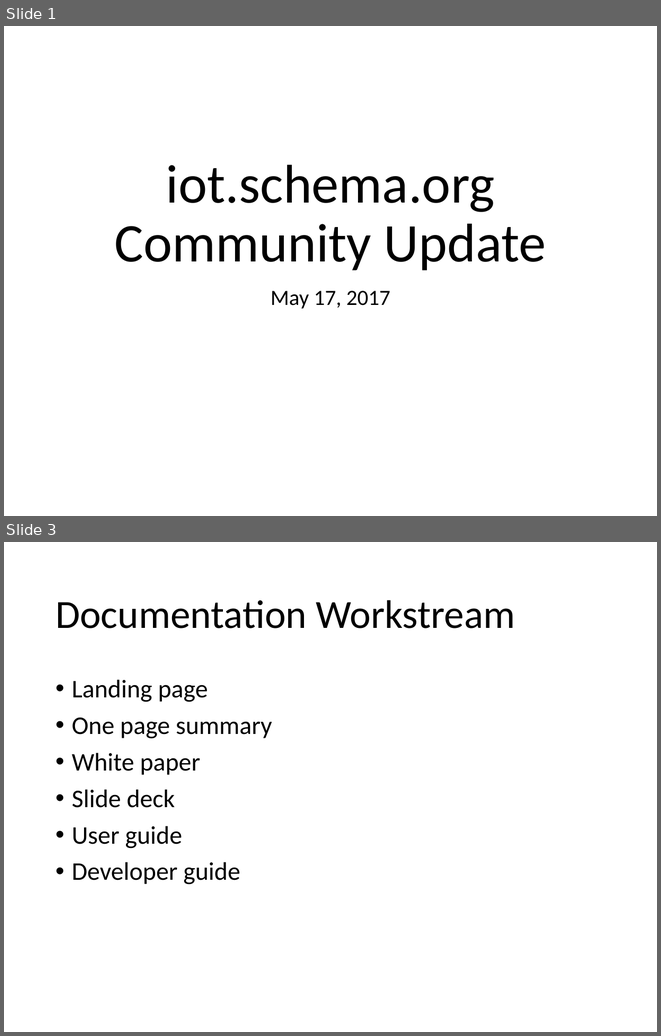
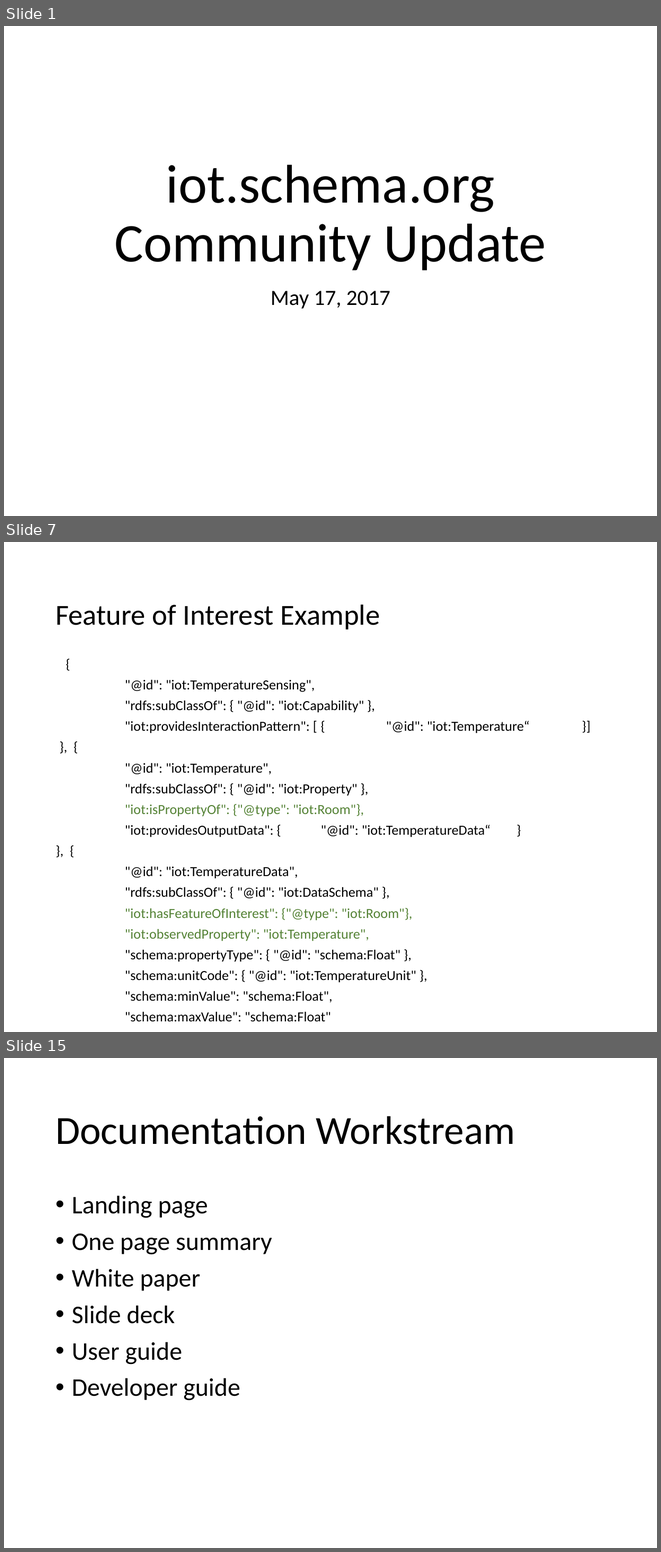
Before and after one commit to iot-schema-collab/teleconferences, a slide deck: iotschema-17may20218.pptx. Shown one above the other, each under a label of ours: slides 1 and 3 before the commit, slides 1, 7 and 15 after it; the slides between them are not shown. The pictures are 661x1036 and 661x1552 pixels, drawn with LibreOffice and Linux fonts; fonts in the diff are those of the drawing. Boxes give left, top, right and bottom in pixels: in the first picture for what was removed or moved away, otherwise in the second. Text is boxed around its words. In the diff, an @@ line names an element or a change of style, - is before the commit and + after.

```diff
--- a/iotschema-17may20218.pptx
+++ b/iotschema-17may20218.pptx
@@ slide 7 added at (4,542,657,1032), background #FFFFFF @@
@@ title added at (55,605,380,629), 32 pt, text #000000 @@
+Feature of Interest Example
@@ text added at (125,679,530,1002), 15.3 pt, text #000000 @@
+{
+"@id": "iot:TemperatureSensing",
+"rdfs:subClassOf": { "@id": "iot:Capability" },
+"iot:providesInteractionPattern": [ { "@id": "iot:Temperature“ }]
+}, {
+"@id": "iot:Temperature",
+"rdfs:subClassOf": { "@id": "iot:Property" },
+"iot:isPropertyOf": {"@type": "iot:Room"},
+"iot:providesOutputData": { "@id": "iot:TemperatureData“ }
+}, {
+"@id": "iot:TemperatureData",
+"rdfs:subClassOf": { "@id": "iot:DataSchema" },
+"iot:hasFeatureOfInterest": {"@type": "iot:Room"},
+"iot:observedProperty": "iot:Temperature",
+"schema:propertyType": { "@id": "schema:Float" },
+"schema:unitCode": { "@id": "iot:TemperatureUnit" },
+"schema:minValue": "schema:Float",
+"schema:maxValue": "schema:Float"
+}
@@ what was slide 3 is now slide 15 @@
```
Also in this commit, not shown: 2 slides changed, 10 other slides added, 1 slide removed, 1 other file.
